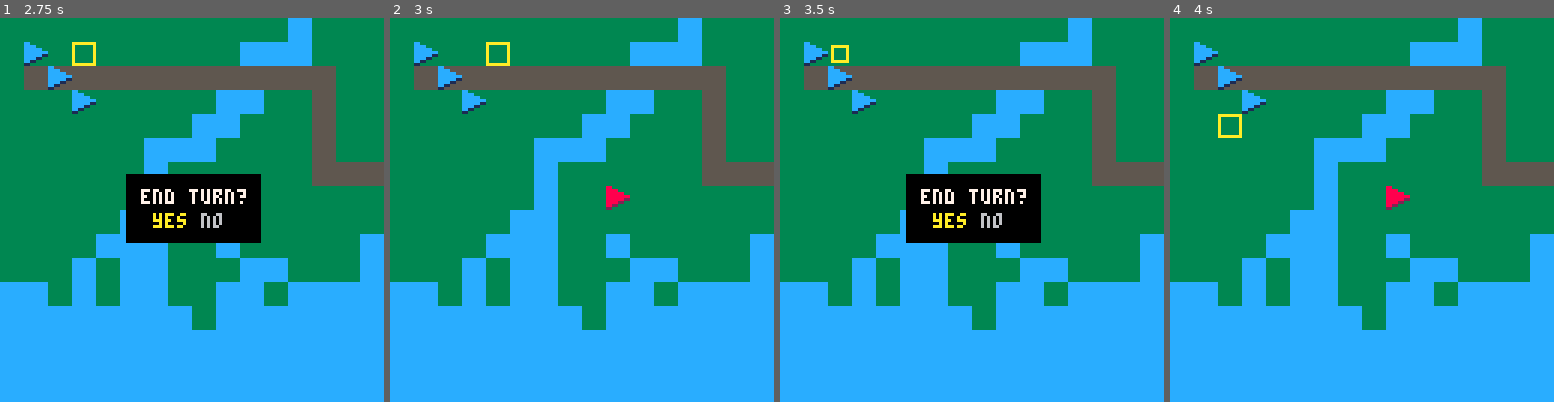
Above: before the commit, frames 1-4 (left to right).
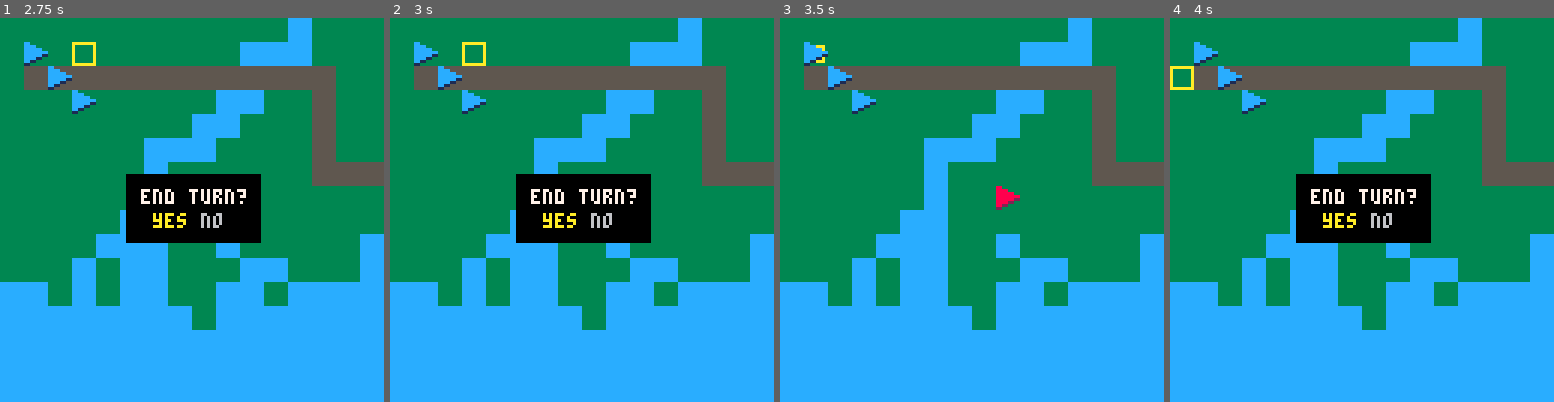
Above: after the commit, the same moments.

Repository: chrisallenlane/balance-of-power
Game: PICO-8 cartridge balance-of-power.p8
The game is run twice, just before and just after one commit, with the same random seed, the same clock (stepped at 60 frames per second) and the same inputs.
Inputs:
- Up to frame 1 (2.75 s): tap X (X key) at 0.33, 1.07, 1.85 s; tap O (Z key) at 0.7, 1.7, 2.1, 2.5 s; hold Right 1.6-2.1 s; hold Up 2.15-2.42 s; hold Right from 2.47 s (still down)
- Up to frame 2 (3 s): keep holding Right; tap O (Z key) at 2.9 s; tap X (X key) at 2.97 s
- Up to frame 3 (3.5 s): release Right at 3.03 s; hold Left from 3.08 s (still down); tap O (Z key) at 3.3 s
- Up to frame 4 (4 s): release Left at 3.58 s; hold Down 3.63-3.97 s; tap O (Z key) at 3.7 s

Frame 1 is identical in both runs. In frame 2, 6.7% of the frame differs, in the area x 18-68%, y 6-59%; in frame 3, 6.5%; in frame 4, 6.7%.

Commit message:
feat(Cursor): "end turn" menu
Make it possible to show "end turn" menu by clicking on an empty tile
when no unit is selected.

Diff:
--- a/src/cursor.lua
+++ b/src/cursor.lua
@@ -115,6 +115,11 @@
                 else
                     Radius:update(self.sel, Map.current, Turn.player)
                 end
+
+                -- show the "end turn" menu
+            elseif not self:selected() then
+                MenuTurnEnd.sel = 1
+                MenuTurnEnd.vis = true
             end
         end
     end
